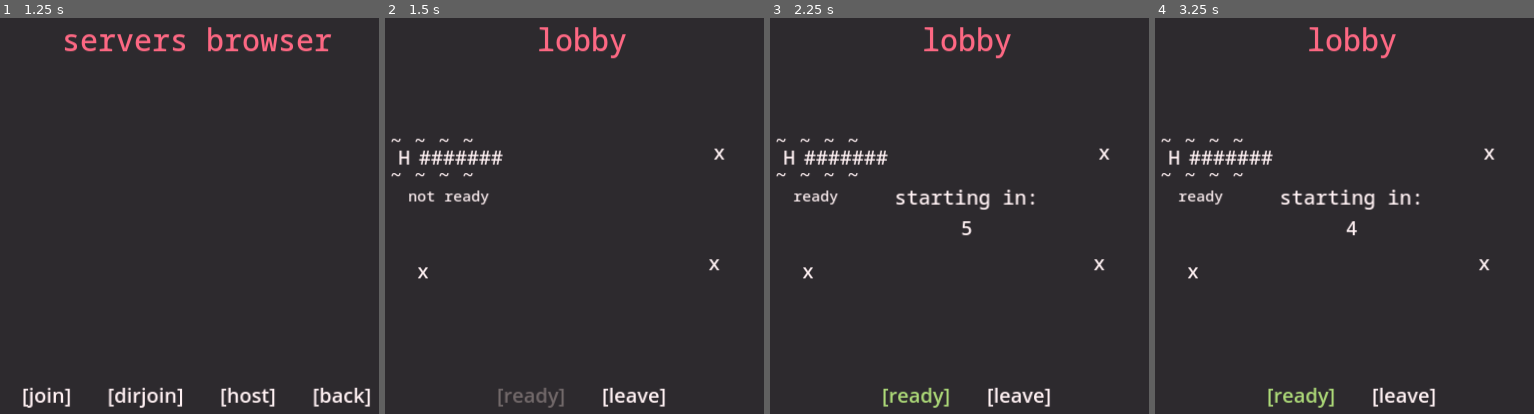
Above: before the commit, frames 1-4 (left to right).
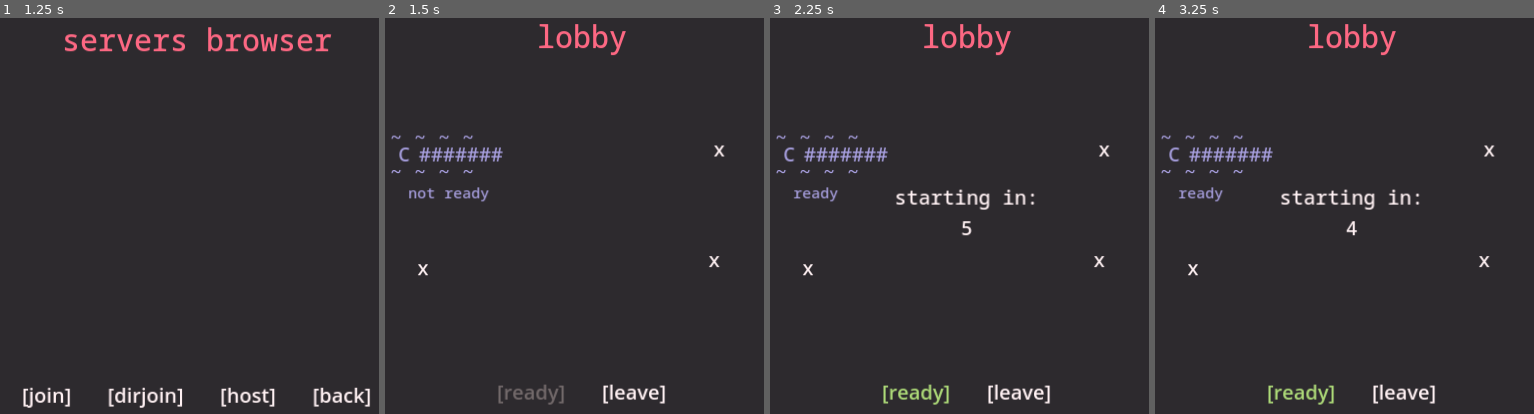
Above: after the commit, the same moments.

Repository: 4efk/new-mp-game
Game: Godot game, scene res://Menu/main_menu.tscn
Same seed, same stepped clock (60 frames per second), same inputs: the game is played once before the commit and once after it.
Inputs:
- Up to frame 1 (1.25 s): click "[play]" at 0.5 s
- Up to frame 2 (1.5 s): click "[host]" at 1.25 s
- Up to frame 3 (2.25 s): click "[ready]" at 2 s
- Up to frame 4 (3.25 s): click "[ready]" at 2.75 s

Frame 1 is identical in both runs. In frame 2, 3.0% of the frame differs, in the area x 1-90%, y 1-99%; in frame 3, 3.0%; in frame 4, 3.0%.

Commit message:
more networking

Diff:
--- a/src/Menu/main_menu.gd
+++ b/src/Menu/main_menu.gd
@@ -19,6 +19,7 @@
 	if multiplayer.multiplayer_peer is ENetMultiplayerPeer:
 		main_menu.hide()
 		lobby.show()
+	Networking.in_game = false
 
 func _process(delta: float) -> void:
 	for node in players_grid.get_children():
@@ -32,6 +33,8 @@
 		players_grid.get_child(i).show()
 		players_grid.get_child(i).get_node('CustomLetter').text = Networking.connected_players[player]['custom_letter']
 		players_grid.get_child(i).get_node('IsReady').text = ['not ready', 'ready'][int(Networking.connected_players[player]['ready'])]
+		players_grid.get_child(i).get_node('CustomLetter').text = Networking.connected_players[player]['custom_letter']
+		players_grid.get_child(i).modulate = GlobalScript.PLAYER_COLORS[Networking.connected_players[player]['color']]
 		players_grid.get_child(i + 4).hide()
 		i += 1
 
--- a/src/Menu/main_menu.tscn
+++ b/src/Menu/main_menu.tscn
@@ -230,10 +230,10 @@
 anchor_right = 1.0
 anchor_bottom = 1.0
 offset_left = 100.0
-offset_top = 50.0
 offset_right = -100.0
 grow_horizontal = 2
 grow_vertical = 2
+alignment = 1
 
 [node name="Title" type="Label" parent="Lobby/VBoxContainer"]
 layout_mode = 2
--- a/src/Networking/networking.gd
+++ b/src/Networking/networking.gd
@@ -11,6 +11,7 @@
 var available_servers = []
 var server_info = {}
 var connected_players = {}
+var in_game = false
 
 func create_server(port):
 	var peer = ENetMultiplayerPeer.new()
@@ -44,11 +45,16 @@
 func _on_server_disconnected():
 	print("disconnected from server")
 func _on_peer_connected(id):
+	if Networking.in_game:
+		if multiplayer.is_server():
+			kick_client(id, 'failed to connect:\ngame in progress')
+		return
 	Networking.connected_players[id] = GlobalScript.DEFAULT_PLAYER_INFO
-
 	print(str(id) + " connected")
 func _on_peer_disconnected(id):
-
+	if Networking.in_game:
+		get_node('/root/Game').disconnect_player(id)
+	Networking.connected_players.erase(id)
 	print(str(id) + " disconnected")
 
 func advertise_server():
@@ -100,6 +106,8 @@
 	rpc('finish_all_moves')
 func finish_clients_game():
 	rpc('finish_game')
+func kick_client(id, msg):
+	rpc_id(id, 'kicked_from_server', msg)
 
 @rpc("any_peer", "reliable")
 func receive_info_from_client(info):
@@ -121,10 +129,17 @@
 	Networking.send_all_info_to_clients()
 @rpc("authority", "reliable")
 func act_all_moves():
-	get_node('/root/Game').make_all_moves()
+	if Networking.in_game:
+		get_node('/root/Game').make_all_moves()
 @rpc("authority", "reliable")
 func finish_all_moves():
-	get_node('/root/Game').moves_done()
+	if Networking.in_game:
+		get_node('/root/Game').moves_done()
 @rpc("authority", "reliable")
 func finish_game():
-	get_node('/root/Game').game_over()
+	if Networking.in_game:
+		get_node('/root/Game').game_over()
+@rpc("authority", "reliable")
+func kicked_from_server(msg):
+	multiplayer.multiplayer_peer = null
+	print(msg)
--- a/src/Other/global_script.gd
+++ b/src/Other/global_script.gd
@@ -5,7 +5,7 @@
 const DEFAULT_SETTINGS = {
 	'fullscreen': true,
 }
-const DEFAULT_PLAYER_INFO = {'color': 0, 'custom_letter': "H", 'ready': false, 'alive':false, 'move':null, 'transforms': [Vector2(), PI/2]}
+const DEFAULT_PLAYER_INFO = {'color': 6, 'custom_letter': "C", 'ready': false, 'alive':false, 'move':null, 'transforms': [Vector2(), PI/2]}
 
 var settings = DEFAULT_SETTINGS.duplicate()
 var self_player_info = DEFAULT_PLAYER_INFO.duplicate()
--- a/src/World/game.gd
+++ b/src/World/game.gd
@@ -35,6 +35,7 @@
 		Networking.connected_players[player]['alive'] = true
 
 		i += 1
+	Networking.in_game = true
 
 func _process(delta: float) -> void:
 	if game_finished:
@@ -57,6 +58,9 @@
 	#if !Networking.connected_players[multiplayer.get_unique_id()]['alive']:
 		#select_move_ui.hide()
 		#spectating_info_ui.show()
+
+func disconnect_player(player):
+	players.get_node(str(player)).queue_free()
 
 func make_all_moves():
 	currently_playing_moves = true
@@ -103,7 +107,8 @@
 			winner = player
 	if winner:
 		game_over_ui.get_node('Winner').show()
-		game_over_ui.get_node('Winner/WinnerPlayer')
+		game_over_ui.get_node('Winner/WinnerPlayer').get_node('CustomLetter').text = Networking.connected_players[winner]['custom_letter']
+		game_over_ui.get_node('Winner/WinnerPlayer').modulate = GlobalScript.PLAYER_COLORS[Networking.connected_players[winner]['color']]
 	else:
 		game_over_ui.get_node('Draw').show()
 	game_over_screen_timer.start()
@@ -121,6 +126,8 @@
 	current_chosen_move = move
 
 func _on_move_confirm_button_pressed() -> void:
+	if current_chosen_move == null:
+		return
 	move_chosen = true
 	GlobalScript.self_player_info['move'] = current_chosen_move
 	if multiplayer.is_server():
--- a/src/World/game.tscn
+++ b/src/World/game.tscn
@@ -234,8 +234,10 @@
 horizontal_alignment = 1
 vertical_alignment = 2
 
-[node name="Player" parent="Ui/GameOver/Winner" instance=ExtResource("3_2yun1")]
+[node name="WinnerPlayer" parent="Ui/GameOver/Winner" instance=ExtResource("3_2yun1")]
 position = Vector2(640, 360)
+collision_layer = 0
+collision_mask = 0
 script = ExtResource("4_083j5")
 
 [node name="Draw" type="Control" parent="Ui/GameOver"]
@@ -346,7 +348,7 @@
 one_shot = true
 
 [node name="GameOverScreenTimer" type="Timer" parent="."]
-wait_time = 5.0
+wait_time = 7.0
 one_shot = true
 
 [connection signal="pressed" from="Ui/SelectMove/VBoxContainer/ConfirmMove/MoveConfirmButton" to="." method="_on_move_confirm_button_pressed"]
